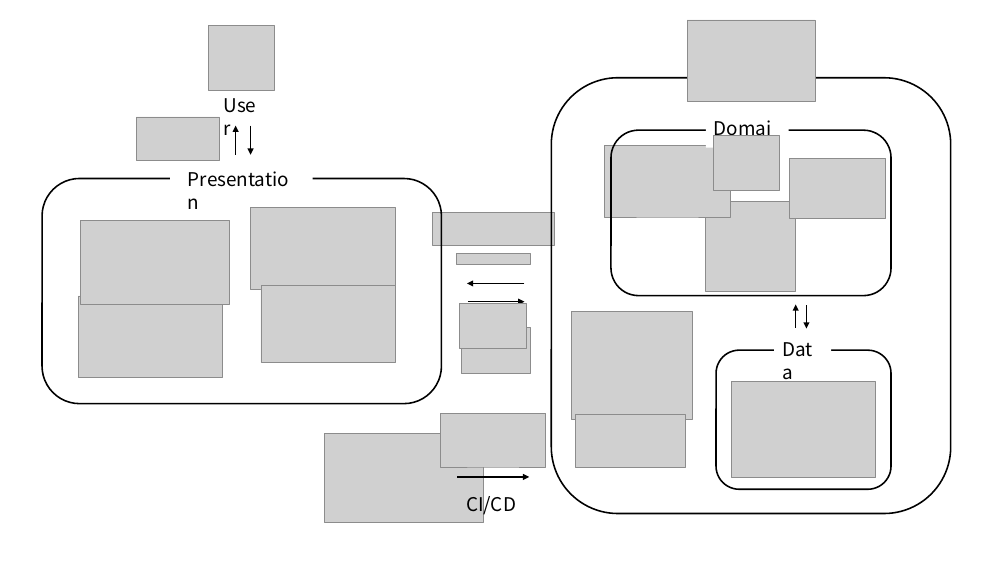
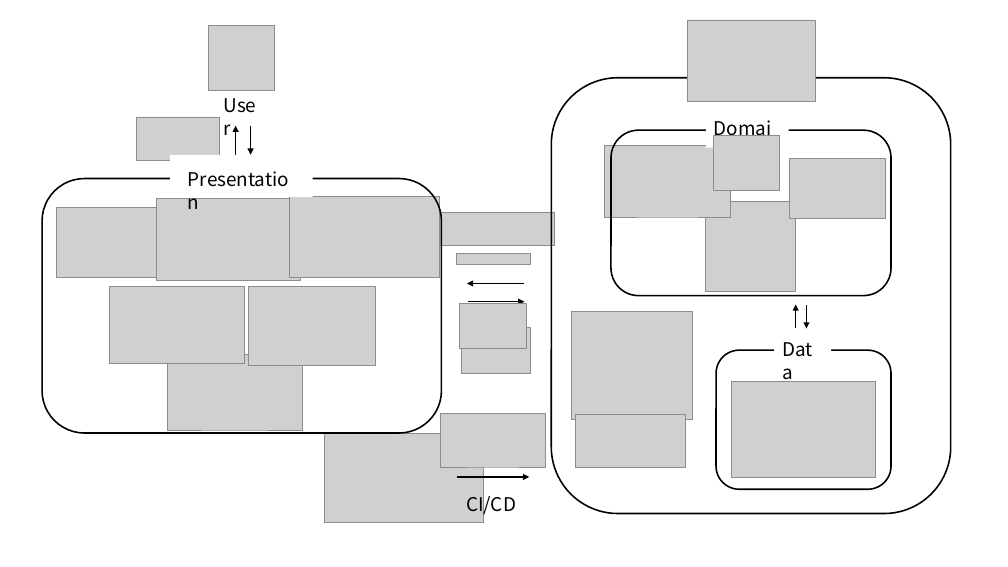
Before and after one commit to jhchoi1182/pet-project-back, a slide deck: slide 1 of 아키텍처_구조.pptx. Drawn at 1008x567 pixels with LibreOffice and Linux fonts; fonts in the diff are those of the drawing; grey boxes stand for pictures. Boxes give left, top, right and bottom in pixels: in the first picture for what was removed or moved away, otherwise in the second. Text is boxed around its words. In the diff, an @@ line names an element or a change of style, - is before the commit and + after.

```diff
--- a/아키텍처_구조.pptx
+++ b/아키텍처_구조.pptx
@@ rounded rectangle: place and size @@
-rounded rectangle at (42, 178, 442, 404)
+rounded rectangle at (42, 178, 442, 433)
@@ picture: place and size @@
-picture at (80, 220, 229, 304)
+picture at (57, 207, 182, 278)
@@ picture: place and size @@
-picture at (79, 296, 222, 377)
+picture at (157, 198, 300, 280)
@@ picture added at (290, 196, 439, 278) @@
@@ picture: place and size @@
-picture at (261, 286, 395, 363)
+picture at (110, 287, 244, 364)
@@ picture added at (249, 287, 376, 366) @@
@@ picture: place and size @@
-picture at (250, 207, 395, 289)
+picture at (168, 355, 302, 430)
```
Also in this commit, not shown: 1 slide added, 2 other files.
